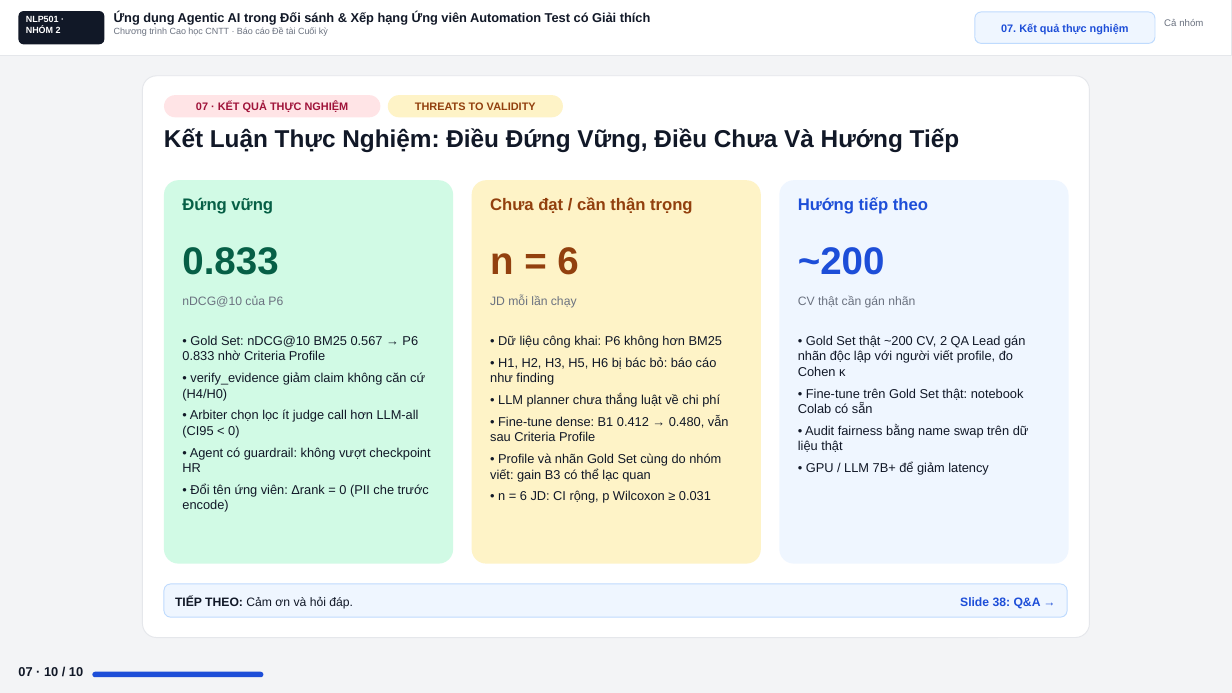
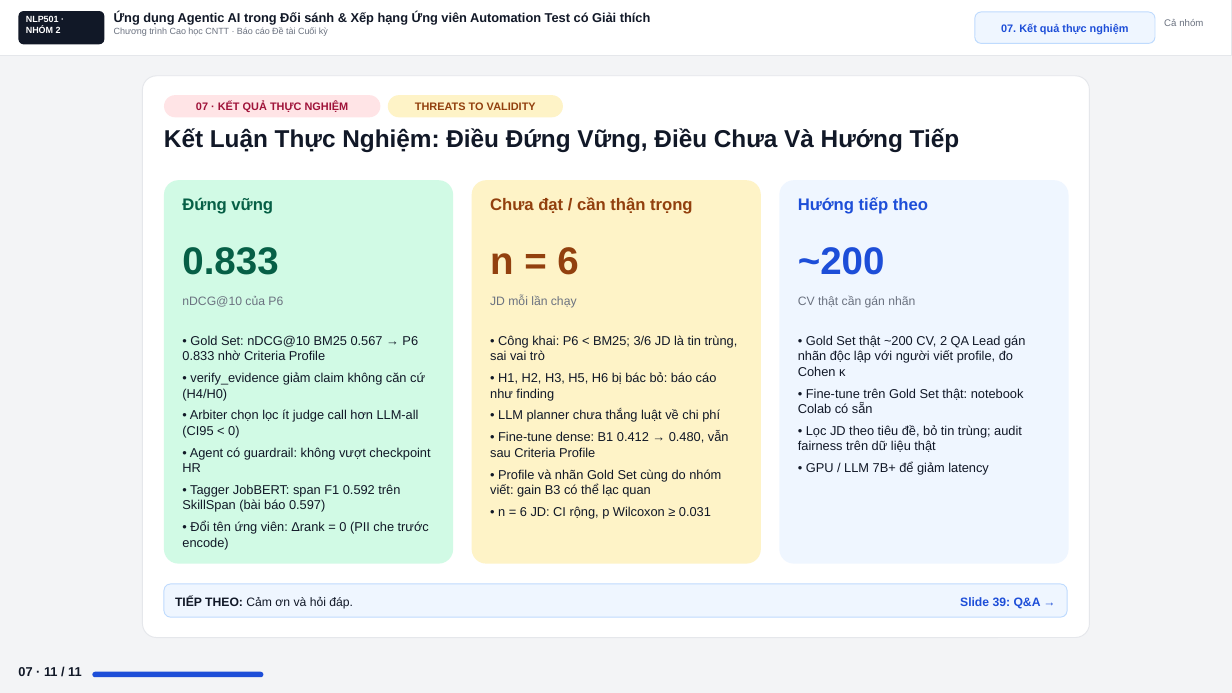
Before and after one commit to ZgsNat/NLP501.22_GROUP_2, a slide deck: slide 38 of Slide_Group2_NLP501-3.pptx (slide 37 before the commit). Drawn at 1232x693 pixels with LibreOffice and Linux fonts; fonts in the diff are those of the drawing. Boxes give left, top, right and bottom in pixels: in the first picture for what was removed or moved away, otherwise in the second. Text is boxed around its words. In the diff, an @@ line names an element or a change of style, - is before the commit and + after.

Commit message:
feat: add SkillSpan tagger and per-JD error analysis
- train-tagger: fine-tune jjzha/jobbert-base-cased as a BIO skill/knowledge
  tagger on SkillSpan, select the epoch by dev span F1, score test once.
  Test exact span F1 0.592 (paper: 59.7 +/- 0.4 over 5 seeds); the taxonomy
  extractor reaches 0.134 and the union of both 0.589.
- eval-spans --tagger/--hybrid: score the tagger, the taxonomy extractor and
  their union with shared span scoring (span_scoring.py).
- error-analysis: post-hoc per-JD report with near-duplicate detection; 3 of
  the 6 public JDs are one re-posted non-QA job, effective n = 4.
- Slides: tagger columns, data-driven error-analysis slide, prior-work row
  and conclusion bullet; README documents commands and results.
- Colab notebook embeds the tagger and runs it in a TRAIN_TAGGER cell.

```diff
--- a/Slide_Group2_NLP501-3.pptx
+++ b/Slide_Group2_NLP501-3.pptx
@@ text at [490,335,738,360]: text changed @@
-• Dữ liệu công khai: P6 không hơn BM25
+• Công khai: P6 < BM25; 3/6 JD là tin trùng, sai vai trò
@@ text at [798,425,1022,452]: text changed @@
-• Audit fairness bằng name swap trên dữ liệu thật
+• Lọc JD theo tiêu đề, bỏ tin trùng; audit fairness trên dữ liệu thật
@@ text at [182,484,400,512]: paragraph added @@
+• Tagger JobBERT: span F1 0.592 trên SkillSpan (bài báo 0.597)
@@ text at [18,667,82,676]: text changed @@
-07 · 10 / 10
+07 · 11 / 11
```
Also in this commit, not shown: 10 other slides changed, 1 slide added, 12 other files.
